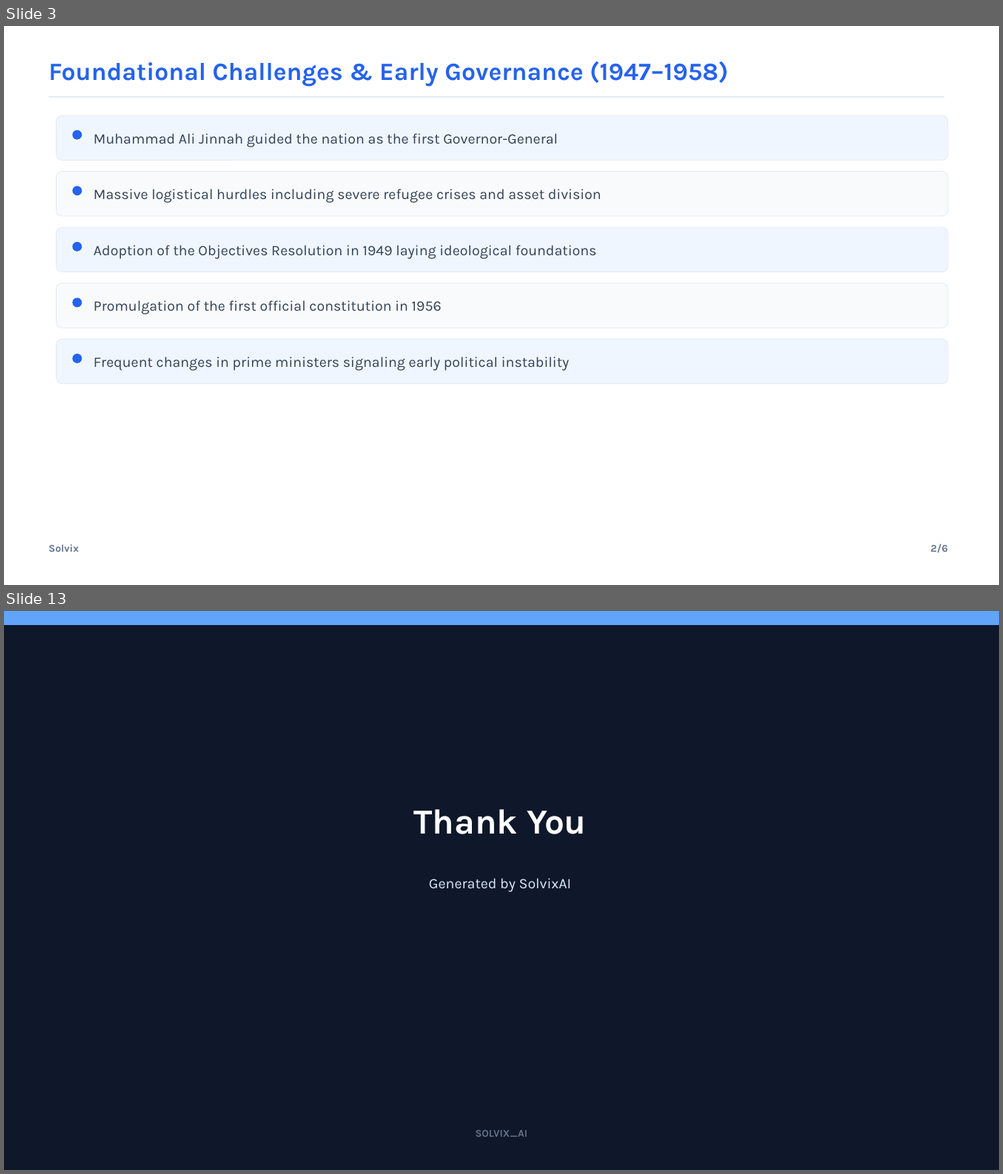
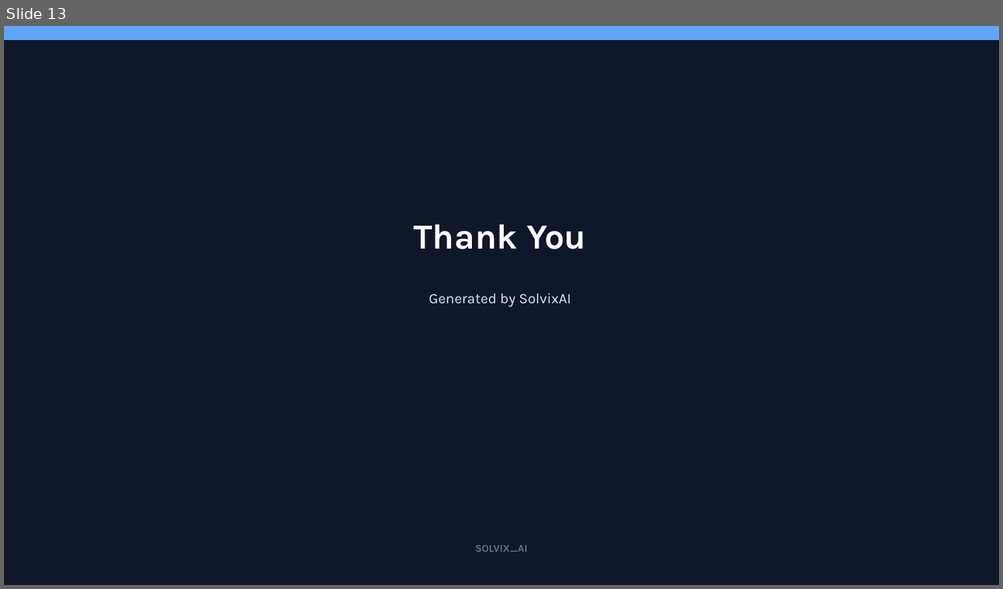
Before and after one commit to SirajAbid17/Solvix, a slide deck: backend/services/agent/presentation.pptx. Shown one above the other, each under a label of ours: slides 3 and 13 before the commit, slide 13 after it; the slides between them are not shown. The pictures are 1003x1174 and 1003x589 pixels, drawn with LibreOffice and Linux fonts; fonts in the diff are those of the drawing. Boxes give left, top, right and bottom in pixels: in the first picture for what was removed or moved away, otherwise in the second. Text is boxed around its words. In the diff, an @@ line names an element or a change of style, - is before the commit and + after.

```diff
--- a/backend/services/agent/presentation.pptx
+++ b/backend/services/agent/presentation.pptx
@@ slide 3 removed at <box>4,26,999,585</box>, background #FFFFFF @@
@@ text removed at <box>48,62,728,87</box> @@
-Foundational Challenges & Early Governance (1947–1958)
@@ line removed from (48, 97) to (944, 97) @@
@@ rounded rectangle removed at <box>57,116,948,160</box> @@
@@ ellipse removed at <box>73,130,82,139</box> @@
@@ text removed at <box>94,133,558,147</box> @@
-Muhammad Ali Jinnah guided the nation as the first Governor-General
@@ rounded rectangle removed at <box>57,172,948,216</box> @@
@@ ellipse removed at <box>73,187,82,195</box> @@
@@ text removed at <box>94,189,601,203</box> @@
-Massive logistical hurdles including severe refugee crises and asset division
@@ rounded rectangle removed at <box>57,227,948,272</box> @@
@@ ellipse removed at <box>73,242,82,251</box> @@
@@ text removed at <box>94,245,597,259</box> @@
-Adoption of the Objectives Resolution in 1949 laying ideological foundations
@@ rounded rectangle removed at <box>57,284,948,328</box> @@
@@ ellipse removed at <box>73,298,82,307</box> @@
@@ text removed at <box>94,301,441,315</box> @@
-Promulgation of the first official constitution in 1956
@@ rounded rectangle removed at <box>57,339,948,384</box> @@
@@ ellipse removed at <box>73,355,82,363</box> @@
@@ text removed at <box>94,357,569,371</box> @@
-Frequent changes in prime ministers signaling early political instability
@@ text removed at <box>48,545,79,552</box> @@
-Solvix
@@ text removed at <box>930,544,948,553</box> @@
-2/6
```
Also in this commit, not shown: 7 slides changed, 5 slides added, 4 other slides removed, 26 other files.
